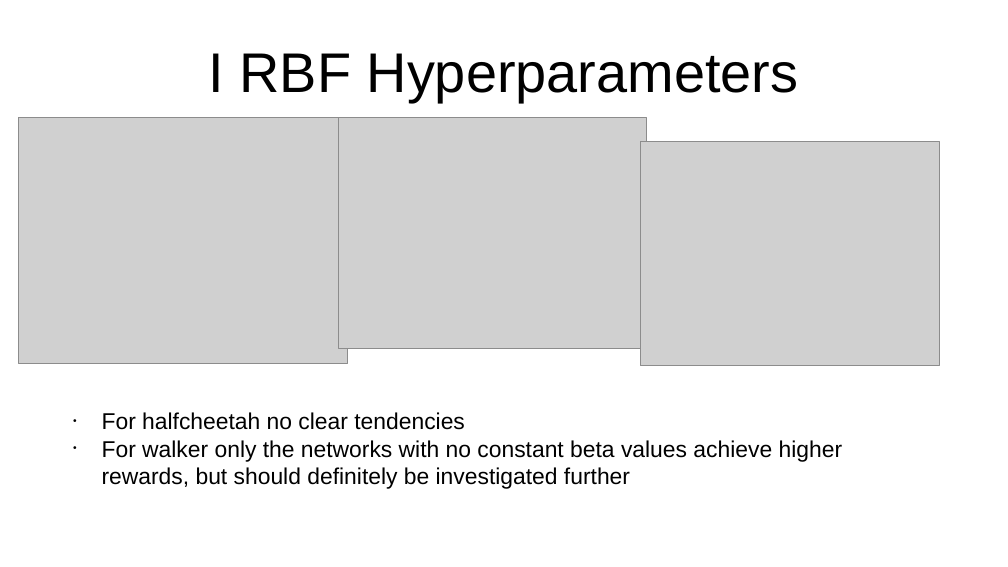
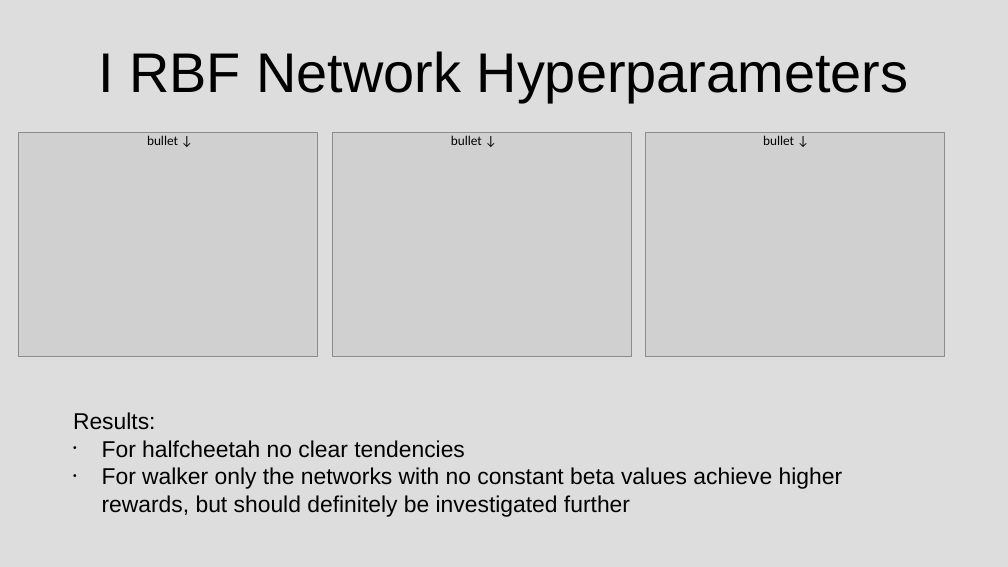
Before and after one commit to sgillen/seagul, a slide deck: slide 4 of seagul/rllib/rllib_with_rbf/Temporary_Results.pptx (slide 2 before the commit). Drawn at 1008x567 pixels with LibreOffice and Linux fonts; fonts in the diff are those of the drawing; grey boxes stand for pictures. Boxes give left, top, right and bottom in pixels: in the first picture for what was removed or moved away, otherwise in the second. Text is boxed around its words. In the diff, an @@ line names an element or a change of style, - is before the commit and + after.

```diff
--- a/seagul/rllib/rllib_with_rbf/Temporary_Results.pptx
+++ b/seagul/rllib/rllib_with_rbf/Temporary_Results.pptx
@@ background #FFFFFF to #BFBFBF at 53% opacity @@
@@ title at <box>98,51,909,102</box>: text changed @@
-I RBF Hyperparameters
+I RBF Network Hyperparameters
@@ picture: place and size @@
-picture at <box>19,117,348,364</box>
+picture at <box>19,133,318,357</box>
@@ text added at <box>147,135,178,145</box>, 10.5 pt, text #000000 @@
+bullet ↓
@@ picture: place and size @@
-picture at <box>338,117,647,348</box>
+picture at <box>332,133,631,357</box>
@@ text added at <box>451,135,482,145</box>, 10.5 pt, text #000000 @@
+bullet ↓
@@ picture: place and size @@
-picture at <box>640,142,939,366</box>
+picture at <box>646,133,945,357</box>
@@ text added at <box>763,135,794,145</box>, 10.5 pt, text #000000 @@
+bullet ↓
@@ text at <box>73,412,156,430</box>: paragraph added @@
+Results:
```
Also in this commit, not shown: 17 other slides changed, 7 slides added, 1 slide removed.
